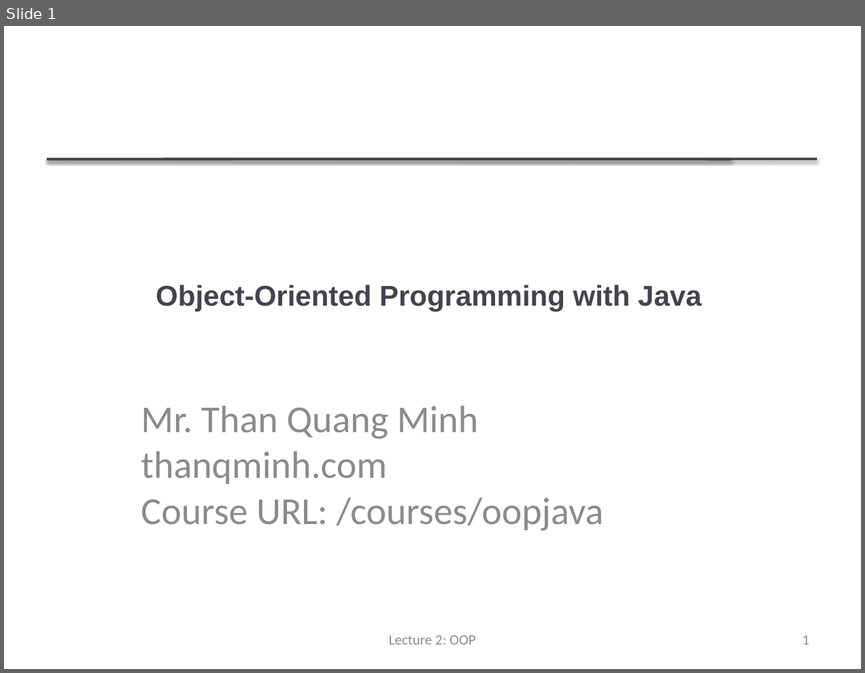
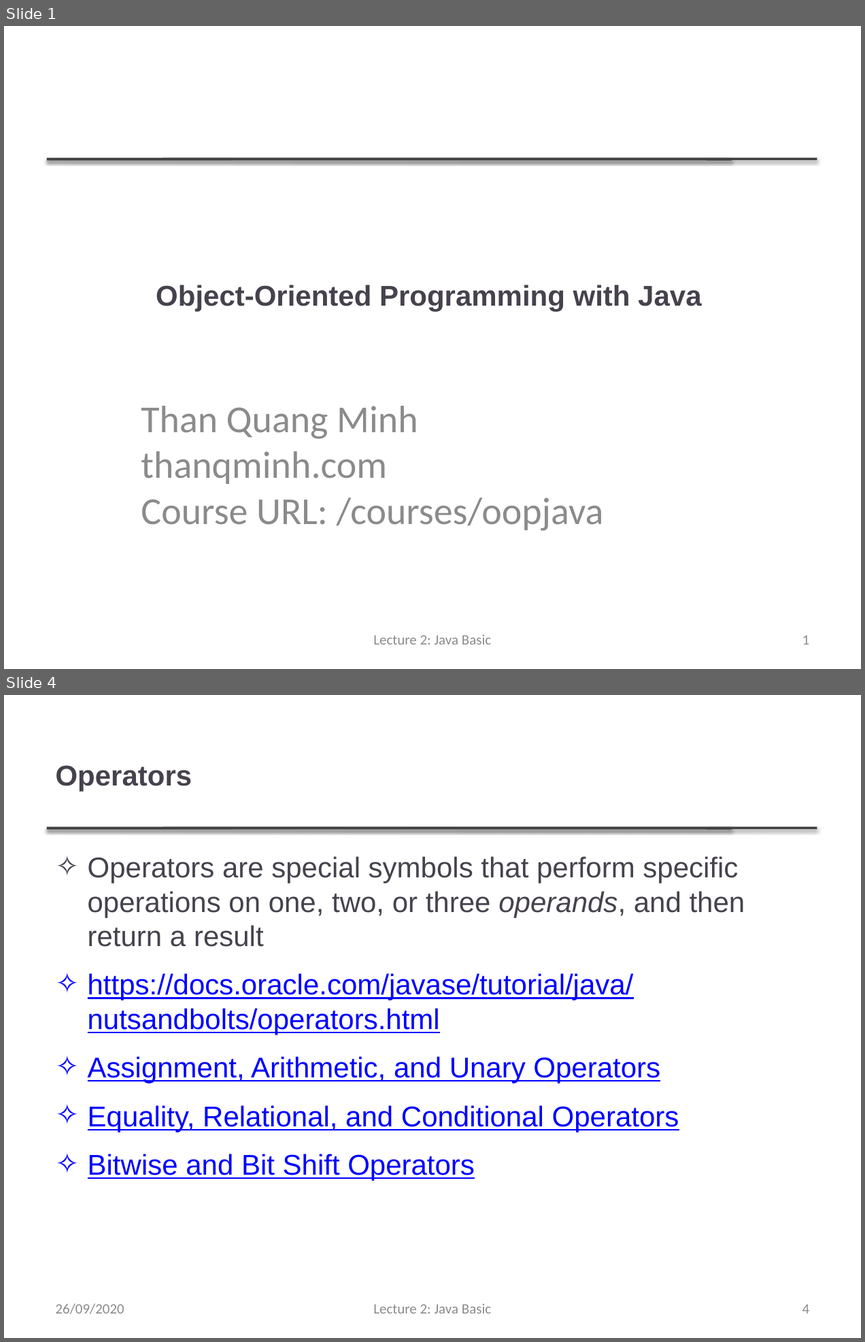
Before and after one commit to thanqminh/thanqminh.github.io, a slide deck: courses/oopjava/lecture2.pptx. Shown one above the other, each under a label of ours: slide 1 before the commit, slides 1 and 4 after it; the slides between them are not shown. The pictures are 865x673 and 865x1342 pixels, drawn with LibreOffice and Linux fonts; fonts in the diff are those of the drawing. Boxes give left, top, right and bottom in pixels: in the first picture for what was removed or moved away, otherwise in the second. Text is boxed around its words. In the diff, an @@ line names an element or a change of style, - is before the commit and + after.

```diff
--- a/courses/oopjava/lecture2.pptx
+++ b/courses/oopjava/lecture2.pptx
@@ slide 4 added at (x1=4, y1=695, x2=861, y2=1338), background #FFFFFF; not listed: 2 template elements that a slide beside it also shows @@
@@ title added at (x1=56, y1=765, x2=192, y2=791), 24 pt, text #46424D, bold @@
+Operators
@@ text added at (x1=88, y1=856, x2=745, y2=1181), 24 pt, text #0000FF, underline @@
+✧ Operators are special symbols that perform specific operations on one, two, or three operands, and then return a result
+✧ https://docs.oracle.com/javase/tutorial/java/nutsandbolts/operators.html
+✧ Assignment, Arithmetic, and Unary Operators
+✧ Equality, Relational, and Conditional Operators
+✧ Bitwise and Bit Shift Operators
@@ text added at (x1=56, y1=1303, x2=124, y2=1314), 12 pt, text #8C8C8C @@
+26/09/2020
@@ text added at (x1=373, y1=1304, x2=491, y2=1313), 12 pt, text #8C8C8C @@
+Lecture 2: Java Basic
@@ page number added at (x1=802, y1=1304, x2=810, y2=1313), 12 pt, text #8C8C8C @@
+4
@@ slide 1 changed as well @@
@@ subtitle at (x1=141, y1=405, x2=418, y2=439): text changed @@
-Mr. Than Quang Minh
+Than Quang Minh
@@ text at (x1=373, y1=635, x2=491, y2=644): text changed @@
-Lecture 2: OOP
+Lecture 2: Java Basic
```
Also in this commit, not shown: 1 other slide changed, 6 other slides added, 12 slides removed, 6 other files.
